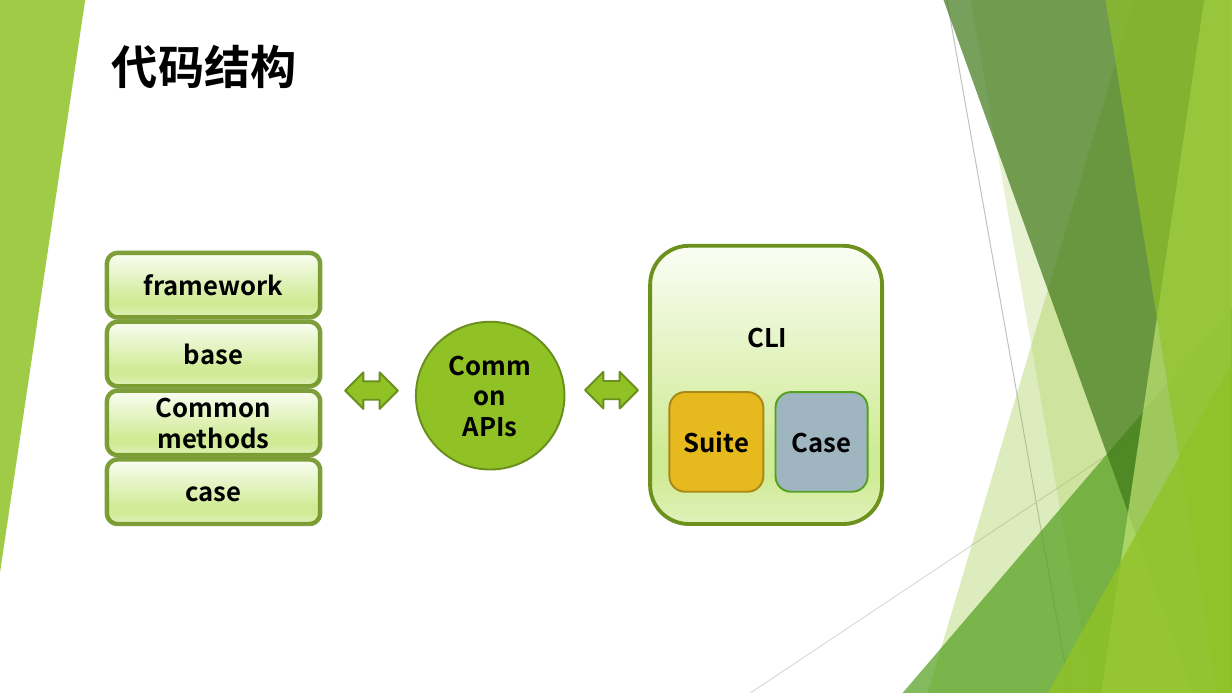
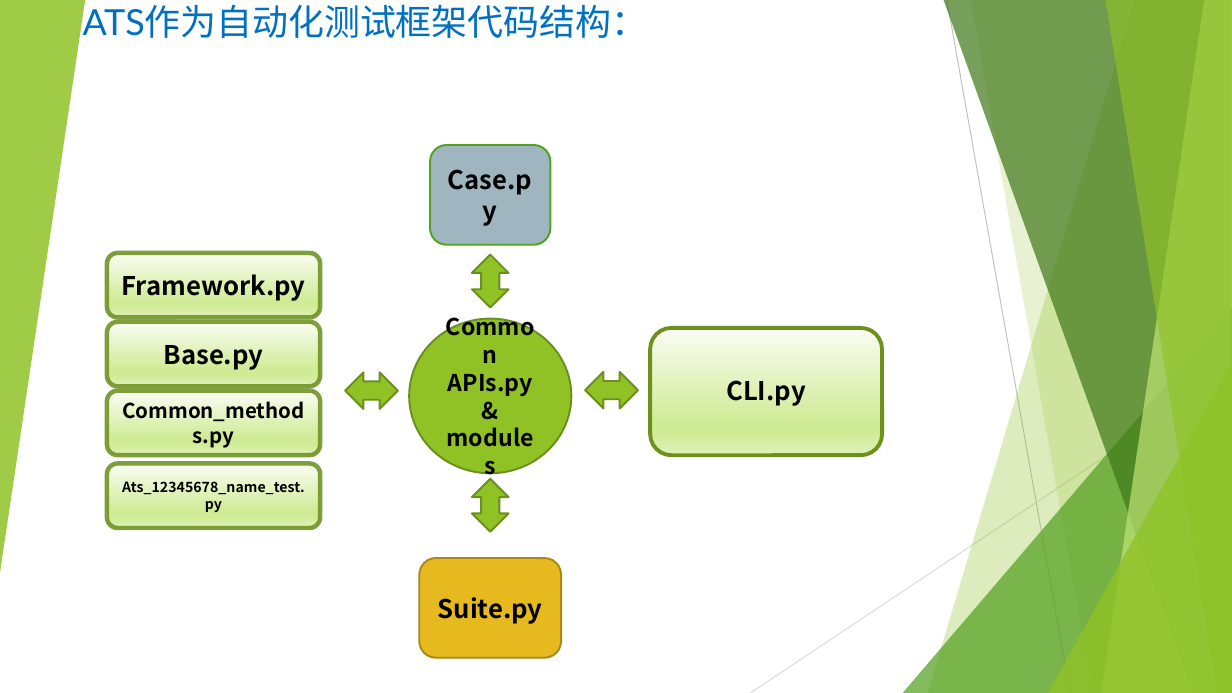
Before and after one commit to gx303841541/ATS, a slide deck: slide 6 of nose based ATS.pptx (slide 3 before the commit). Drawn at 1232x693 pixels with LibreOffice and Linux fonts; fonts in the diff are those of the drawing. Boxes give left, top, right and bottom in pixels: in the first picture for what was removed or moved away, otherwise in the second. Text is boxed around its words. In the diff, an @@ line names an element or a change of style, - is before the commit and + after.

```diff
--- a/nose based ATS.pptx
+++ b/nose based ATS.pptx
@@ text added at bbox=[83, 4, 648, 38], 28 pt, text #0070C0 @@
+ATS作为自动化测试框架代码结构：
@@ text removed at bbox=[112, 44, 297, 88] @@
-代码结构
@@ rounded rectangle "Case.py": place and size @@
-rounded rectangle "Case.py" at bbox=[775, 392, 868, 492]
+rounded rectangle "Case.py" at bbox=[430, 145, 550, 245]
@@ text in rounded rectangle at bbox=[448, 169, 533, 396]: text changed @@
-Case
+Case.py
@@ text in rounded rectangle at bbox=[121, 269, 305, 301]: text changed @@
-framework
+Framework.py
@@ left right arrow added at bbox=[472, 255, 509, 307], fill #90C226, outline #6B901C 1.5 pt @@
@@ ellipse "Common APIs.py & modules": place and size @@
-ellipse "Common APIs.py & modules" at bbox=[416, 322, 565, 470]
+ellipse "Common APIs.py & modules" at bbox=[409, 319, 572, 473]
@@ rounded rectangle: place and size @@
-rounded rectangle at bbox=[651, 246, 883, 524]
+rounded rectangle at bbox=[651, 328, 883, 456]
@@ text in rounded rectangle at bbox=[164, 337, 264, 370]: text changed @@
-base
+Base.py
@@ text in ellipse at bbox=[448, 374, 533, 396]: text changed; size 20 to 18 pt @@
-Common APIs
+Common APIs.py & modules
@@ text at bbox=[726, 380, 806, 406]: text changed @@
-CLI
+CLI.py
@@ text in rounded rectangle at bbox=[122, 401, 304, 448]: text changed; size 20 to 16 pt @@
-Common methods
+Common_methods.py
@@ rounded rectangle "Ats_12345678_name_test.py": place and size @@
-rounded rectangle "Ats_12345678_name_test.py" at bbox=[107, 459, 321, 524]
+rounded rectangle "Ats_12345678_name_test.py" at bbox=[107, 464, 321, 529]
@@ left right arrow added at bbox=[472, 479, 509, 532], fill #90C226, outline #6B901C 1.5 pt @@
@@ text in rounded rectangle at bbox=[122, 481, 305, 512]: text changed; size 20 to 11 pt @@
-case
+Ats_12345678_name_test.py
@@ rounded rectangle "Suite.py": place and size @@
-rounded rectangle "Suite.py" at bbox=[669, 392, 763, 492]
+rounded rectangle "Suite.py" at bbox=[420, 558, 561, 658]
@@ text in rounded rectangle at bbox=[438, 597, 543, 624]: text changed @@
-Suite
+Suite.py
```
Also in this commit, not shown: 2 other slides changed, 19 slides added, 12 other files.
